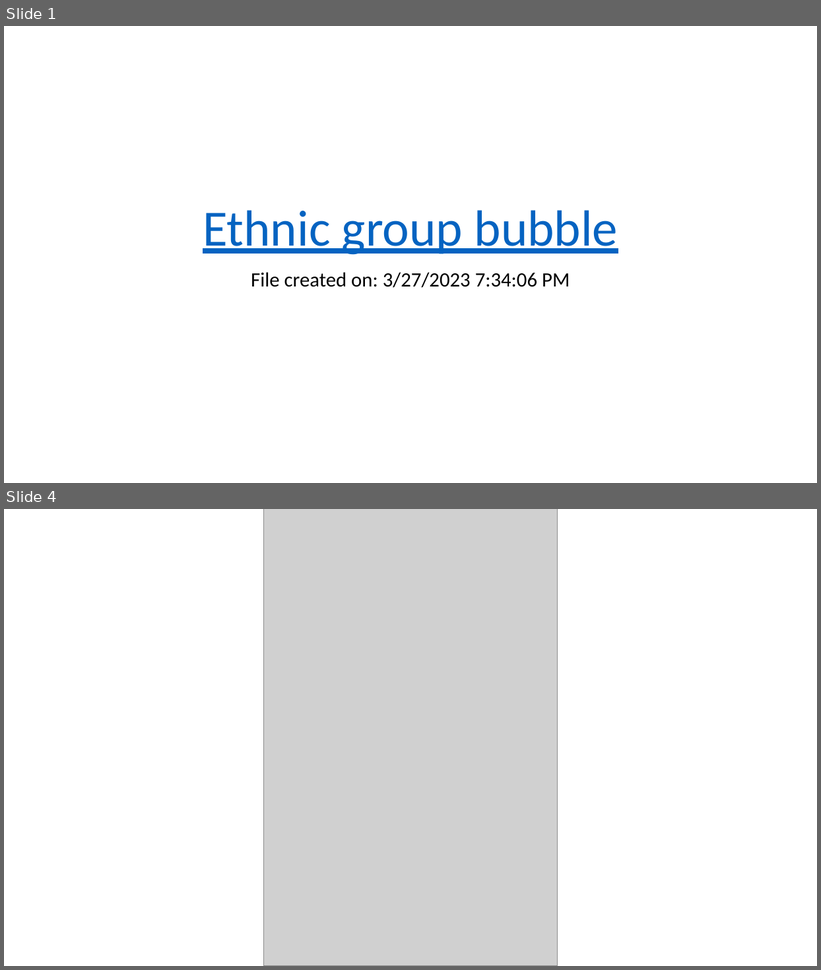
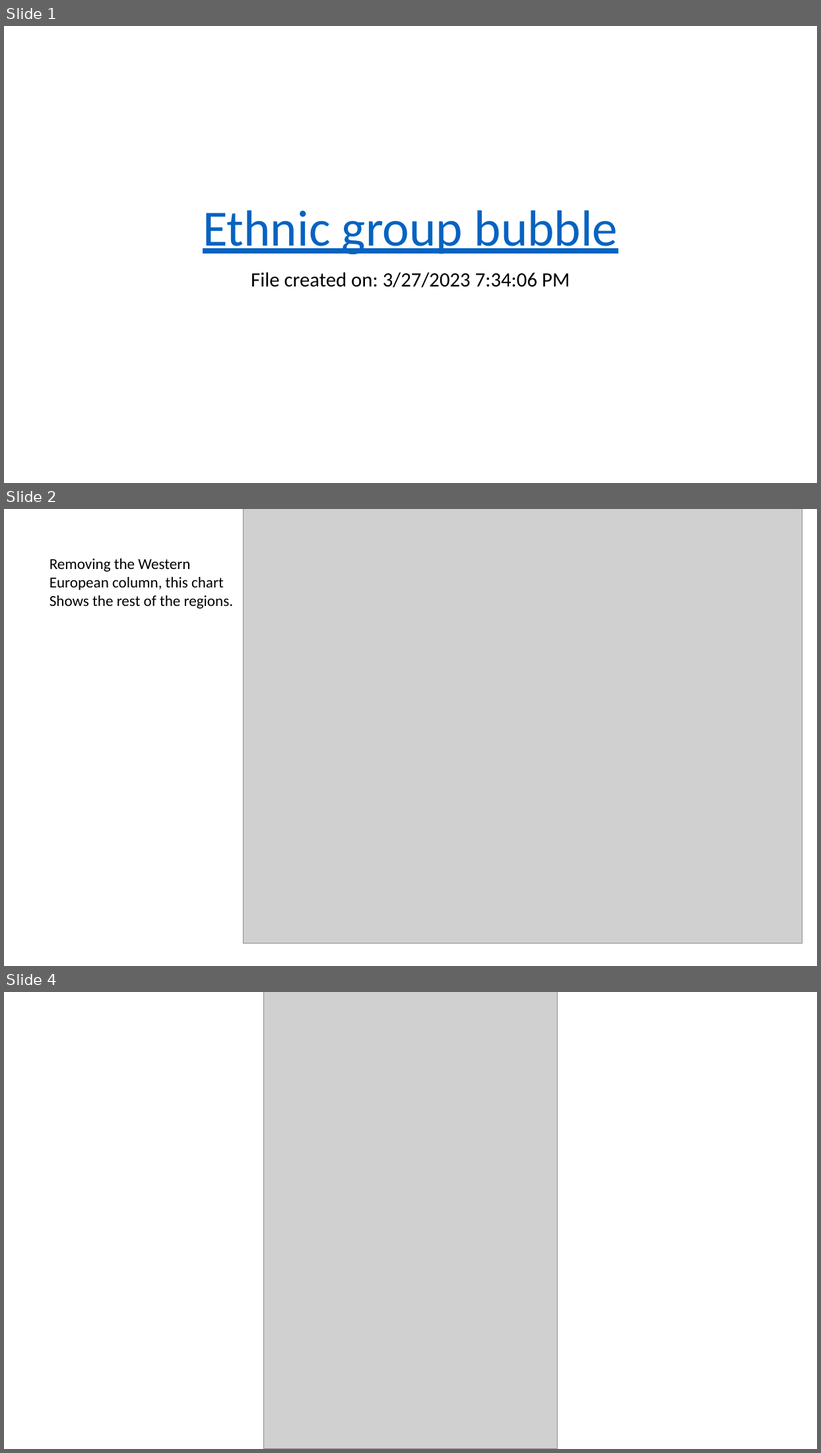
Before and after one commit to mwehner2022/Retail_Analysis, a slide deck: Ethnicity.pptx. Shown one above the other, each under a label of ours: slides 1 and 4 before the commit, slides 1, 2 and 4 after it; the slides between them are not shown. The pictures are 821x970 and 821x1453 pixels, drawn with LibreOffice and Linux fonts; fonts in the diff are those of the drawing; grey boxes stand for pictures. Boxes give left, top, right and bottom in pixels: in the first picture for what was removed or moved away, otherwise in the second. Text is boxed around its words. In the diff, an @@ line names an element or a change of style, - is before the commit and + after.

```diff
--- a/Ethnicity.pptx
+++ b/Ethnicity.pptx
@@ slide 2 added at (4,509,817,966), background #FFFFFF @@
@@ picture added at (244,509,803,944) @@
@@ text added at (50,559,233,609), 18 pt, text #000000 @@
+Removing the Western
+European column, this chart
+Shows the rest of the regions.
```
Also in this commit, not shown: 8 other slides added, 9 slides removed.
